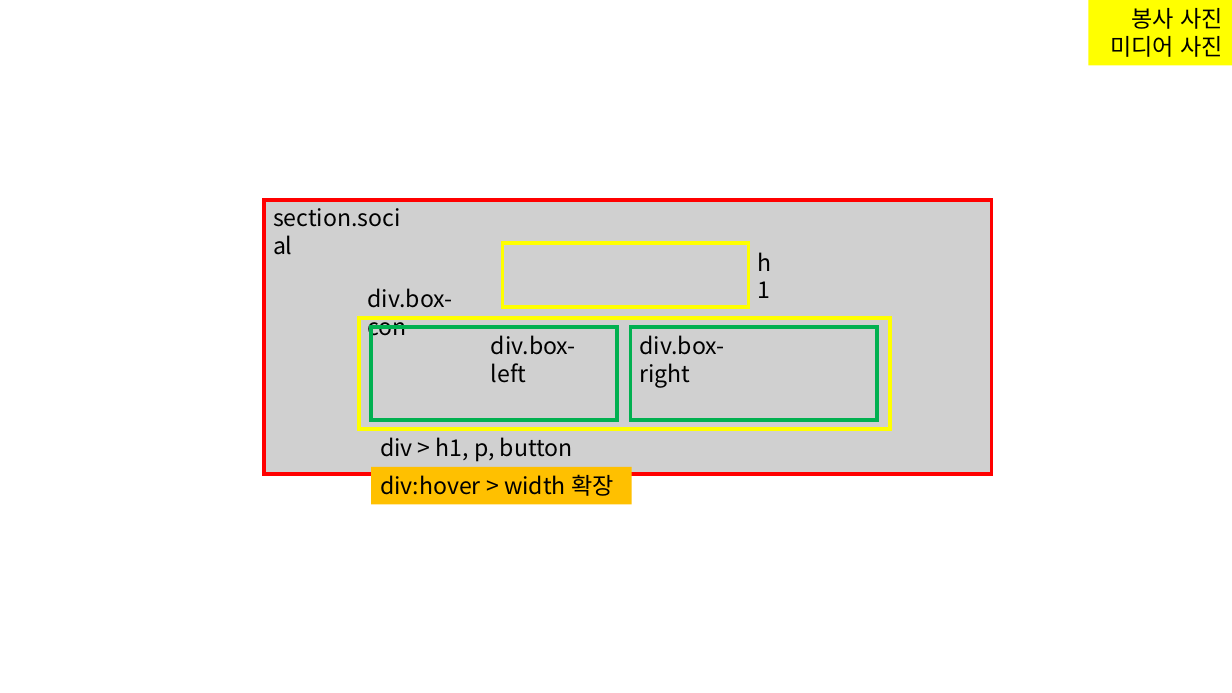
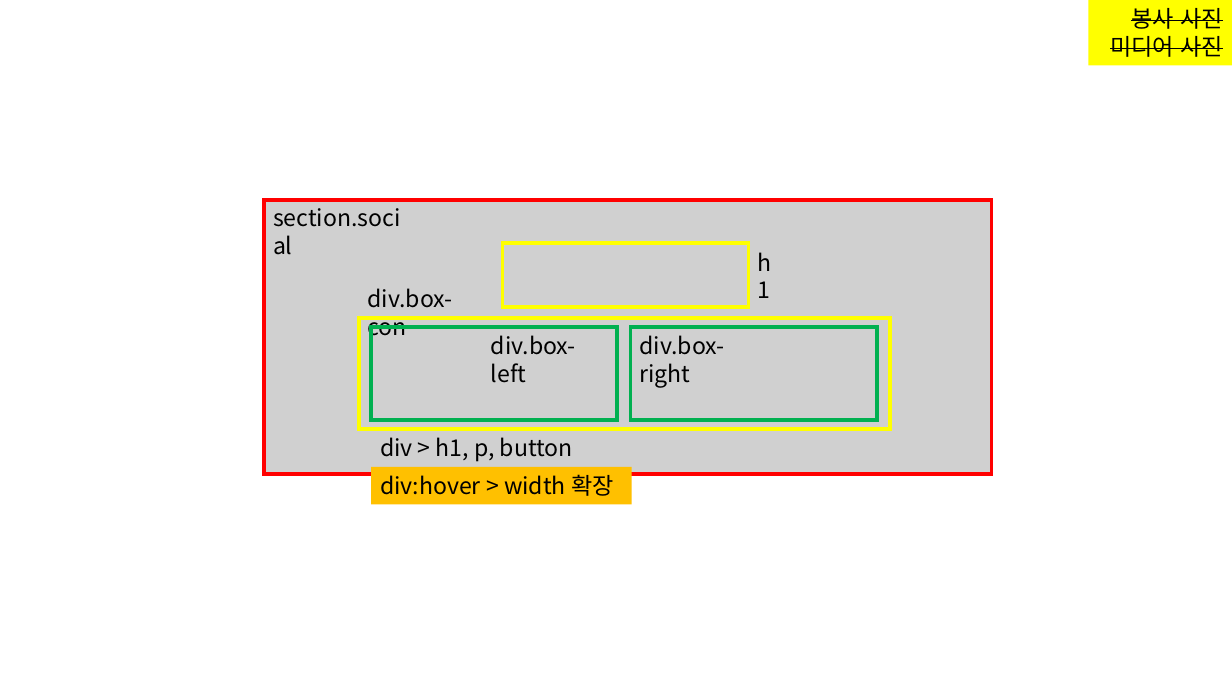
Before and after one commit to kim-yeny/project-lawfirm, a slide deck: slide 6 of [참고] lawfirm/(노트) lawfirm.pptx. Drawn at 1232x693 pixels with LibreOffice and Linux fonts; fonts in the diff are those of the drawing; grey boxes stand for pictures. Boxes give left, top, right and bottom in pixels: in the first picture for what was removed or moved away, otherwise in the second. Text is boxed around its words. In the diff, an @@ line names an element or a change of style, - is before the commit and + after.

```diff
--- a/[참고] lawfirm/(노트) lawfirm.pptx
+++ b/[참고] lawfirm/(노트) lawfirm.pptx
@@ rectangle "봉사 사진" at (1089, 0, 1232, 66): strikethrough on @@
```
Also in this commit, not shown: 4 other slides changed, 2 slides added, 12 other files.
